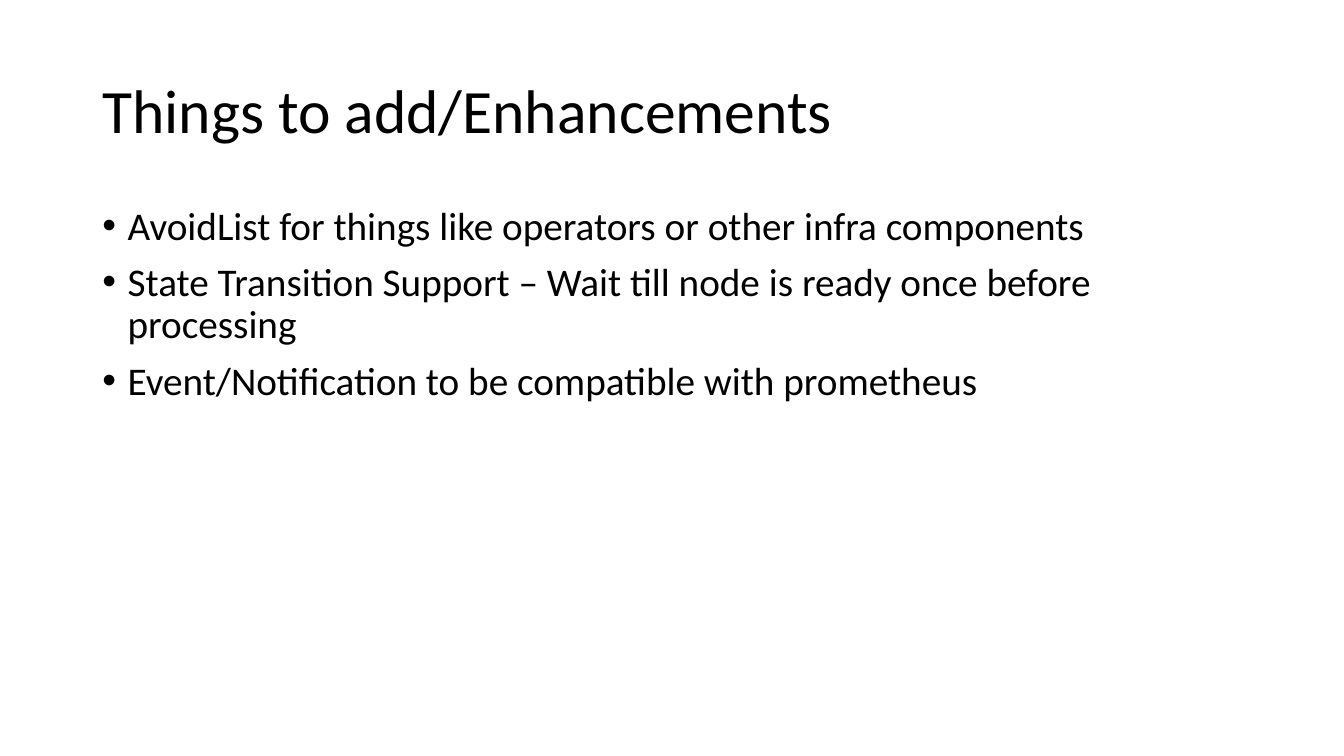
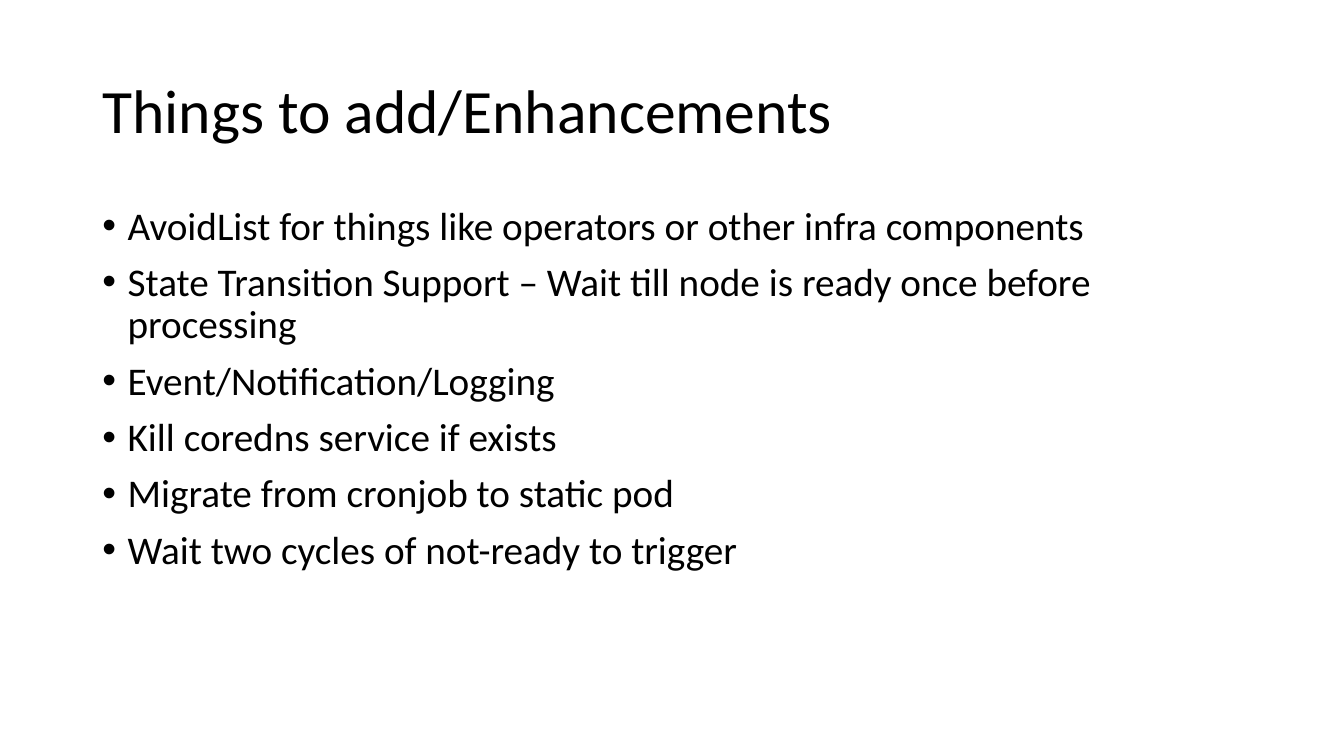
Before and after one commit to RHsyseng/podsupervisor, a slide deck: slide 6 of doc/podsupervisor.pptx. Drawn at 1344x756 pixels with LibreOffice and Linux fonts; fonts in the diff are those of the drawing. Boxes give left, top, right and bottom in pixels: in the first picture for what was removed or moved away, otherwise in the second. Text is boxed around its words. In the diff, an @@ line names an element or a change of style, - is before the commit and + after.

```diff
--- a/doc/podsupervisor.pptx
+++ b/doc/podsupervisor.pptx
@@ text at (128,367,737,571): text changed @@
-• Event/Notification to be compatible with prometheus
+• Event/Notification/Logging
+• Kill coredns service if exists
+• Migrate from cronjob to static pod
+• Wait two cycles of not-ready to trigger
```
Also in this commit, not shown: 1 other slide changed, 8 other files.
